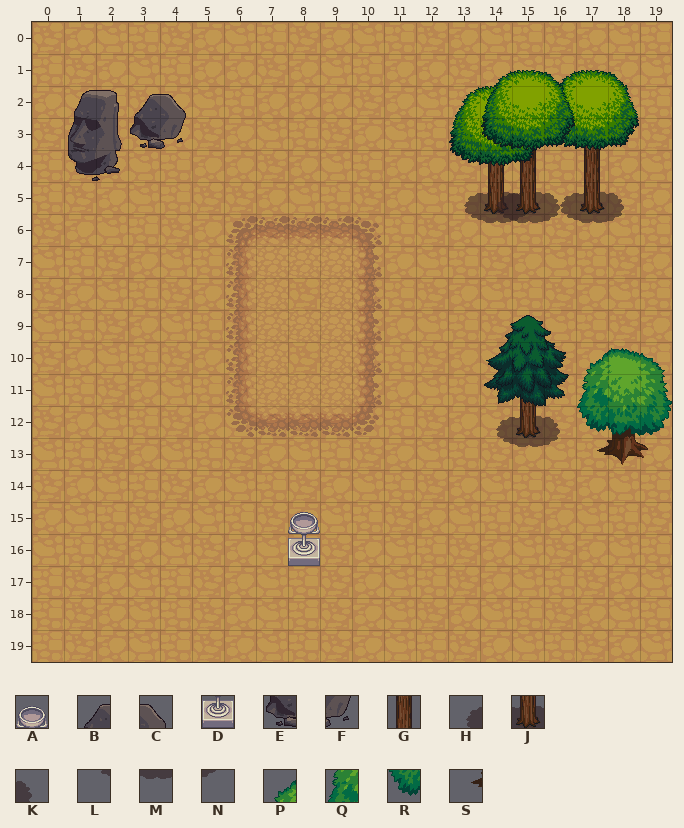
One commit to this Tiled map: demo/assets/map01.tmx. The picture above is the old version.
Cells are 32x32 px. Shown: x 0..19, y 0..19.
Key: from "terrain": A 401, B 402, C 403, D 433, E 434, F 435, G 600, H 633, J 634, K 635, L 665, M 666, N 667, P 925, Q 957, R 989, S 1021.
_ is an empty cell.
Layers that did not change in this view are not listed.
Layer "renderorder/stuff" before, first column x 3:
 0 _______________
 1 _______________
 2 BC_____________
 3 EF____________G
 4 ___________GG_G
 5 __________HJKHJ
 6 __________LMNLM
 7 _______________
 8 _______________
 9 _______________
10 ______________P
11 ____________G_Q
12 ___________HJKR
13 ___________LMNS
14 _______________
15 _____A_________
Once edited:
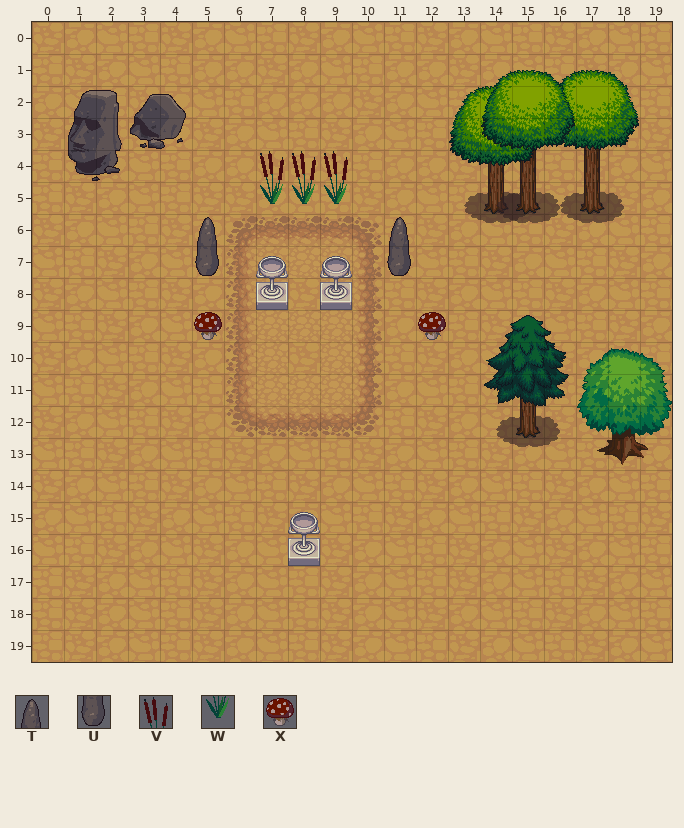
Further tiles: from "terrain": T 703, U 735, V 954, W 986, X 1018.
Change:
Layer "renderorder/stuff":
The author put tile A in row 7 at x 7 and 9.
The author put tile D in row 8 at x 7 and 9.
The author put tile T in row 6 at x 5 and 11.
The author put tile U in row 7 at x 5 and 11.
The author put tile V in row 4 at x 7 to 9.
The author put tile W in row 5 at x 7 to 9.
The author put tile X in row 9 at x 5 and 12.
